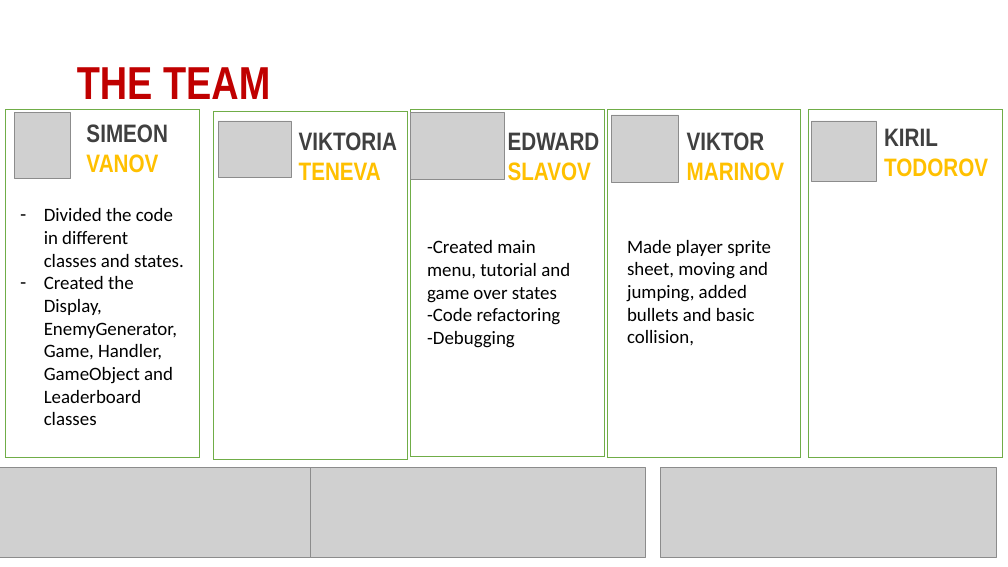
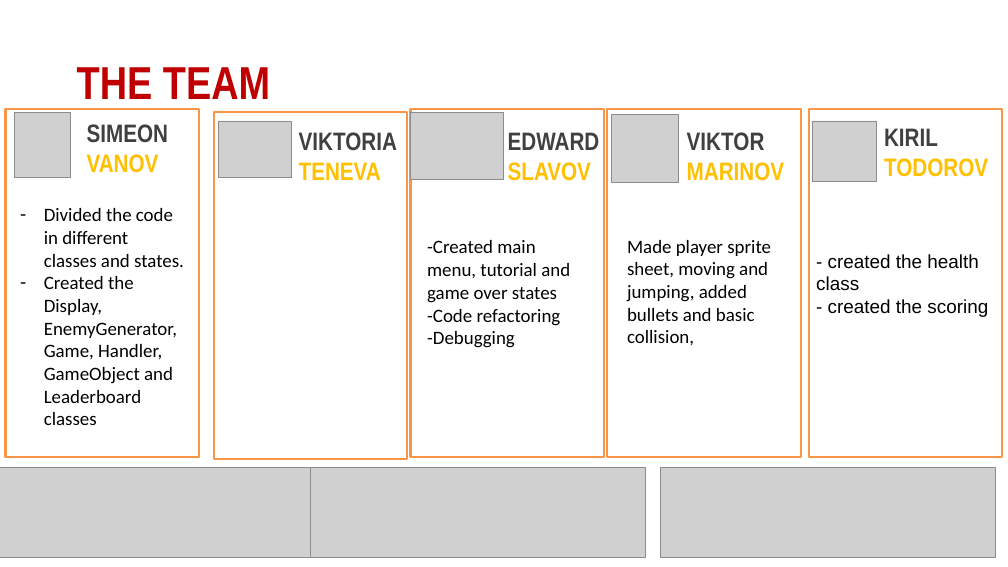
Before and after one commit to Team-New-Orleans/Team-Project, a slide deck: slide 3 of Presentation/The Undertaker.pptx. Drawn at 1008x567 pixels with LibreOffice and Linux fonts; fonts in the diff are those of the drawing; grey boxes stand for pictures. Boxes give left, top, right and bottom in pixels: in the first picture for what was removed or moved away, otherwise in the second. Text is boxed around its words. In the diff, an @@ line names an element or a change of style, - is before the commit and + after.

```diff
--- a/Presentation/The Undertaker.pptx
+++ b/Presentation/The Undertaker.pptx
@@ outline #70AD47 1 pt to #F79646 2 pt in 5 elements at [607, 110, 801, 457], [5, 110, 199, 457], [411, 109, 604, 457], [214, 112, 408, 460], [809, 110, 1003, 457] @@
@@ text in rectangle at [816, 254, 988, 317]: text added @@
+- created the health class
+- created the scoring
```
Also in this commit, not shown: 3 other slides changed.
